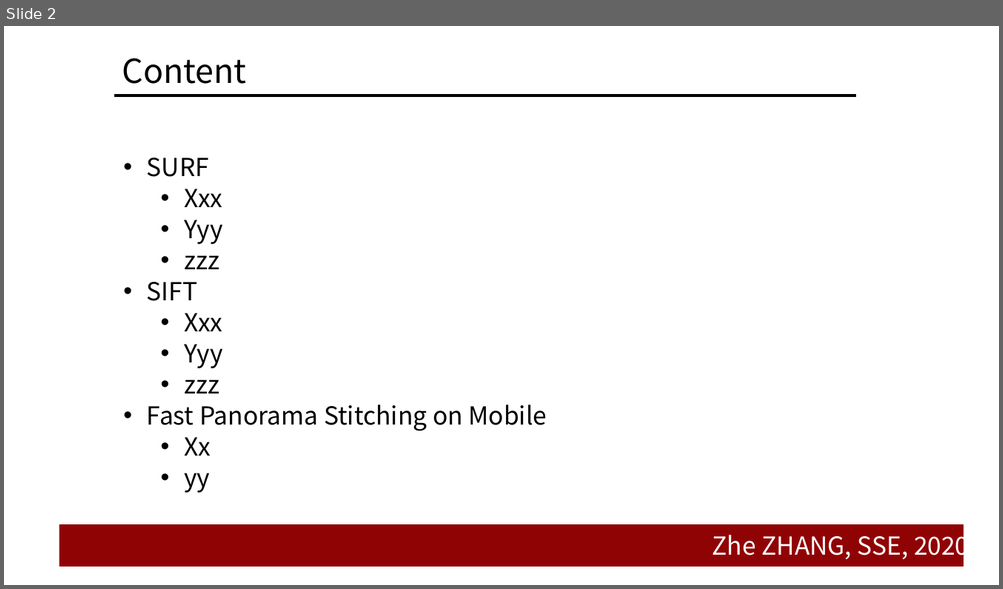
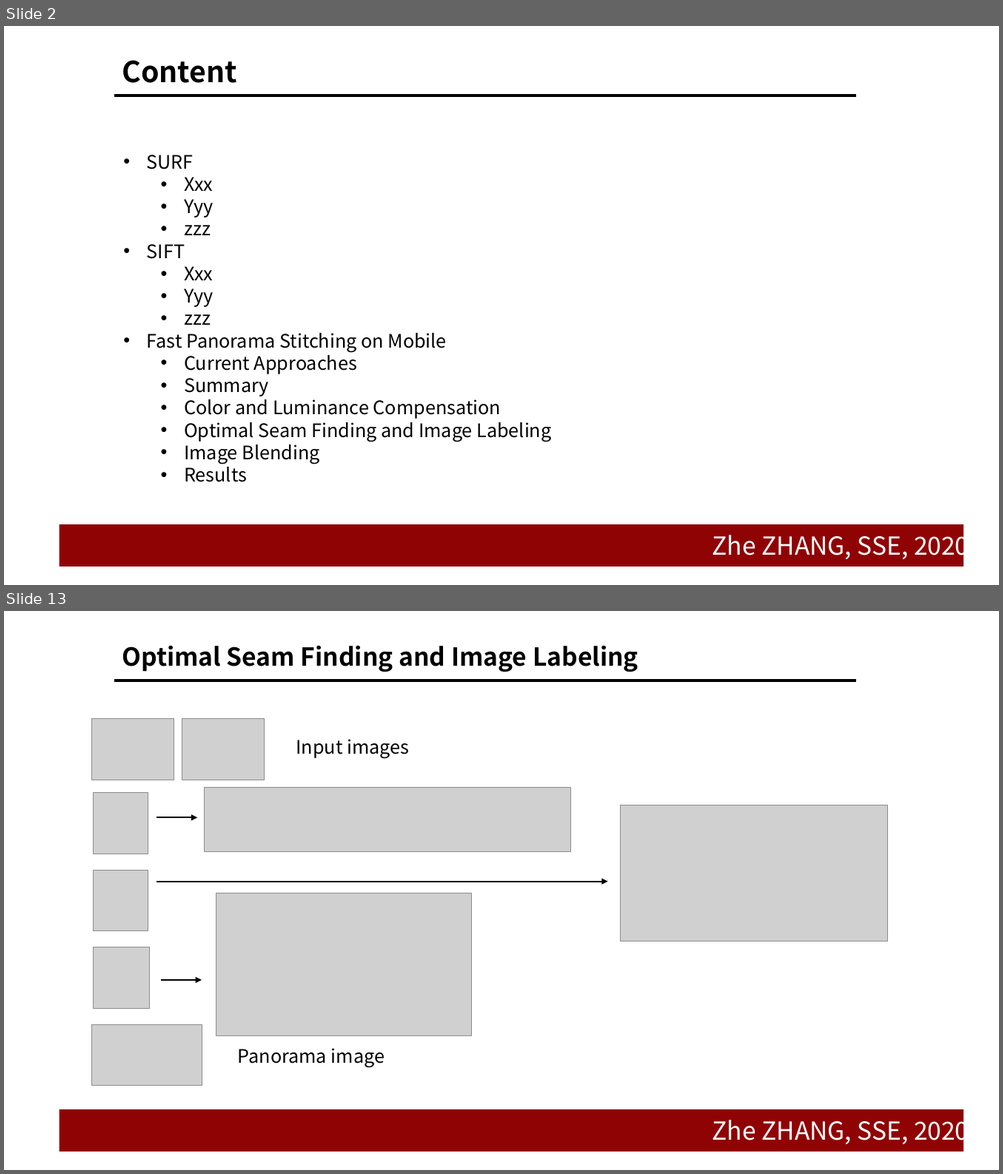
Before and after one commit to doubleZ0108/Panorama-Stitching, a slide deck: Panorama-Stitching-on-Mobile/pre/pre.pptx. Shown one above the other, each under a label of ours: slide 2 before the commit, slides 2 and 13 after it; the slides between them are not shown. The pictures are 1003x589 and 1003x1174 pixels, drawn with LibreOffice and Linux fonts; fonts in the diff are those of the drawing; grey boxes stand for pictures; background and template pictures are left out. Boxes give left, top, right and bottom in pixels: in the first picture for what was removed or moved away, otherwise in the second. Text is boxed around its words. In the diff, an @@ line names an element or a change of style, - is before the commit and + after.

Commit message:
:page_facing_up:finish mobile pre

```diff
--- a/Panorama-Stitching-on-Mobile/pre/pre.pptx
+++ b/Panorama-Stitching-on-Mobile/pre/pre.pptx
@@ slide 13 added at (4,611,999,1170), background #FFFFFF; not listed: 3 template elements that a slide beside it also shows @@
@@ title added at (122,645,638,672), 24 pt, text #000000, bold @@
+Optimal Seam Finding and Image Labeling
@@ picture added at (92,718,174,780) @@
@@ picture added at (182,718,264,780) @@
@@ text added at (296,739,409,758), 18 pt, text #000000 @@
+Input images
@@ picture added at (205,788,571,852) @@
@@ picture added at (93,793,148,854) @@
@@ picture added at (620,806,888,943) @@
@@ arrow added from (157, 817) to (197, 817), #000000 1.5 pt @@
@@ picture added at (93,870,148,931) @@
@@ arrow added from (157, 882) to (608, 882), #000000 1.5 pt @@
@@ picture added at (216,893,471,1037) @@
@@ picture added at (93,948,150,1008) @@
@@ arrow added from (161, 980) to (202, 980), #000000 1.5 pt @@
@@ picture added at (92,1025,202,1086) @@
@@ text added at (238,1048,384,1068), 18 pt, text #000000 @@
+Panorama image
@@ slide 2 changed as well @@
@@ title "Content" at (122,60,237,83): size 32 to 28 pt, bold on @@
@@ text at (147,155,447,352): size 24 to 18 pt in "SURF", "Xxx", "Yyy", "zzz" and 5 more places; line spacing 30pt to 1 @@
@@ text at (184,351,551,483): text changed; size 24 to 18 pt; font Noto Sans CJK JP to Noto Sans CJK SC @@
-  • Xx
-  • yy
+  • Current Approaches
+  • Summary
+  • Color and Luminance Compensation
+  • Optimal Seam Finding and Image Labeling
+  • Image Blending
+  • Results
```
Also in this commit, not shown: 1 other slide changed, 14 other slides added, 3 other files.
